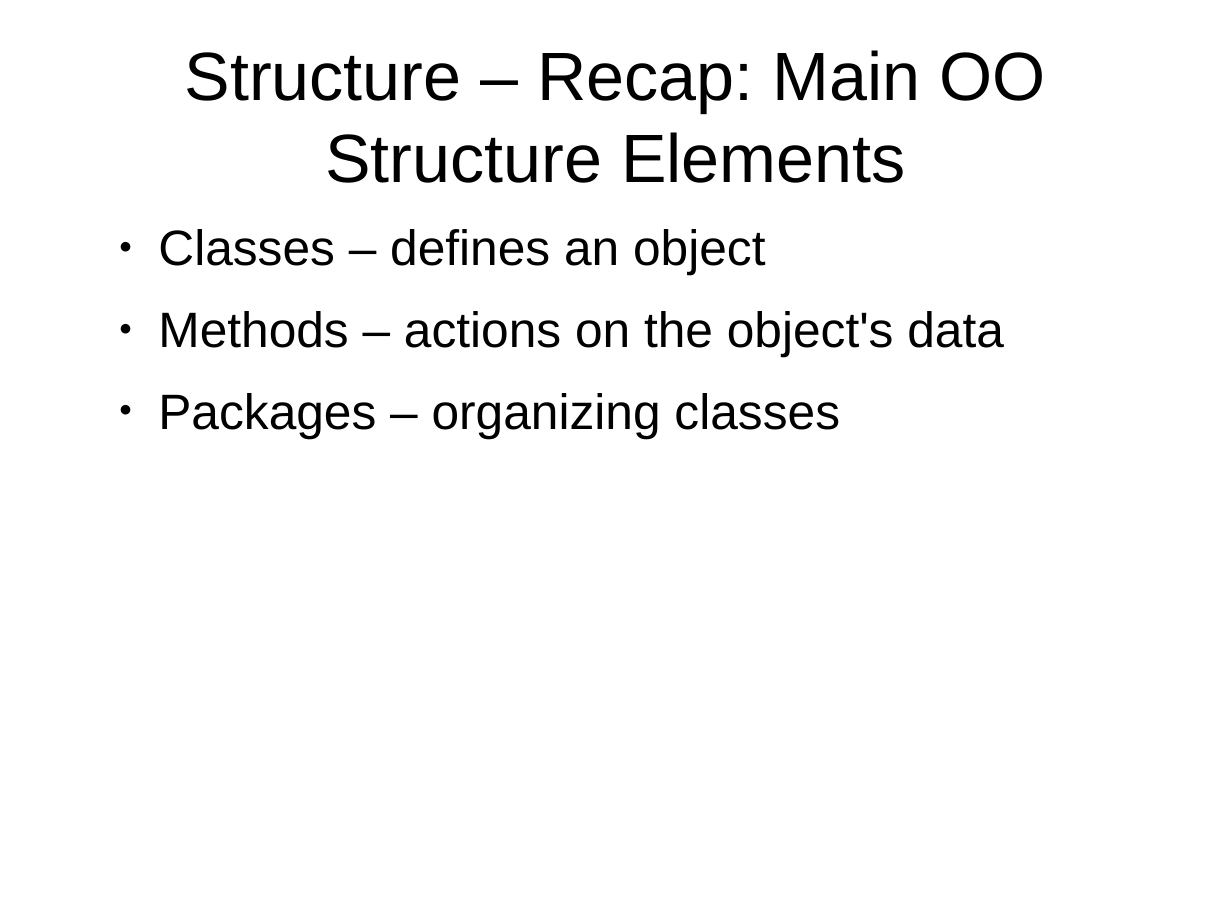
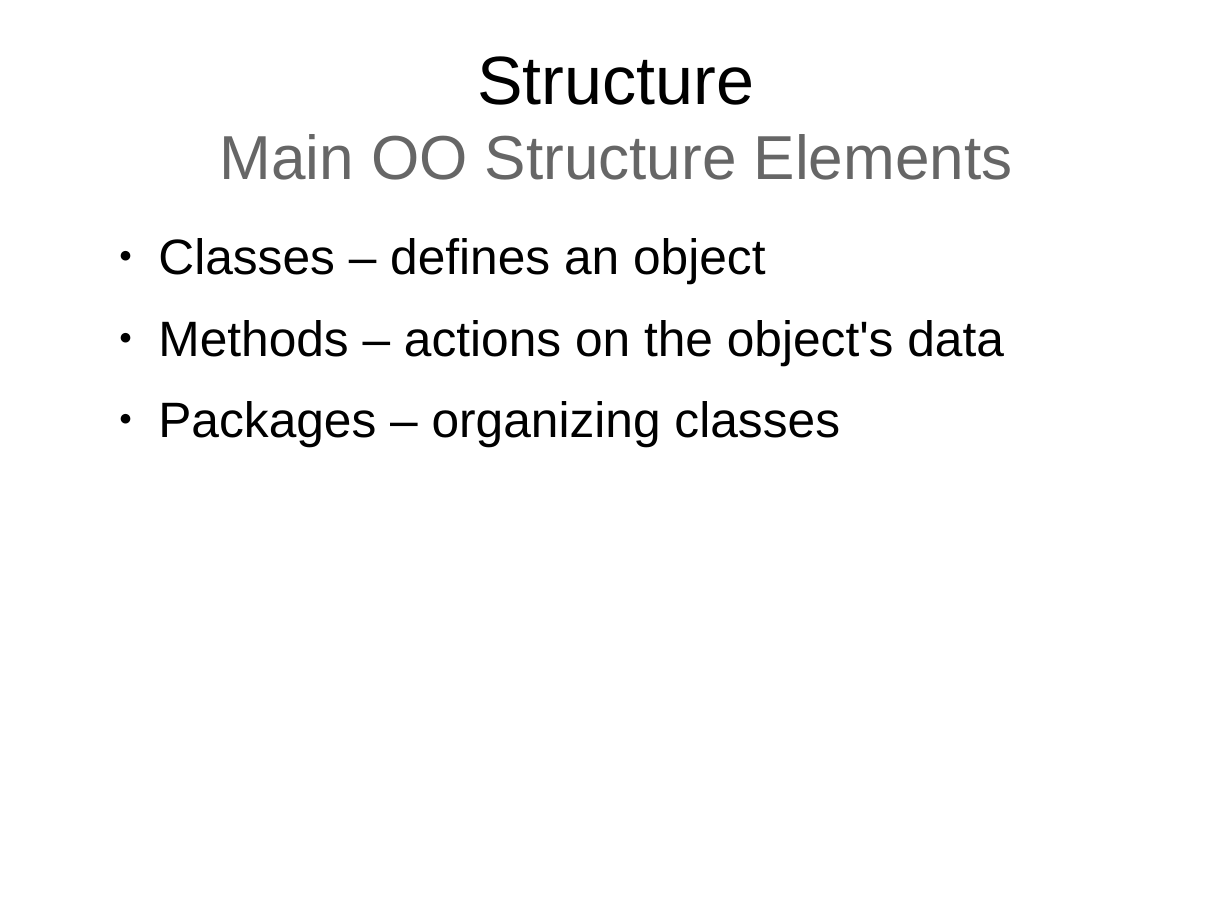
Before and after one commit to samba2/modern_c, a slide deck: slide 15 of modern_c.odp (slide 14 before the commit). Drawn at 1232x924 pixels with LibreOffice and Linux fonts; fonts in the diff are those of the drawing. Boxes give left, top, right and bottom in pixels: in the first picture for what was removed or moved away, otherwise in the second. Text is boxed around its words. In the diff, an @@ line names an element or a change of style, - is before the commit and + after.

```diff
--- a/modern_c.odp
+++ b/modern_c.odp
@@ title at [220, 56, 1013, 180]: text changed; size 44 to 40 pt; text colour #000000 to #666666 @@
-Structure – Recap: Main OO Structure Elements
+Structure
+Main OO Structure Elements
@@ text "Classes – defines an object": place and size @@
-text "Classes – defines an object" at [158, 229, 1004, 438]
+text "Classes – defines an object" at [158, 238, 1004, 447]
```
Also in this commit, not shown: 37 other slides changed, 16 slides added, 1 slide removed.
